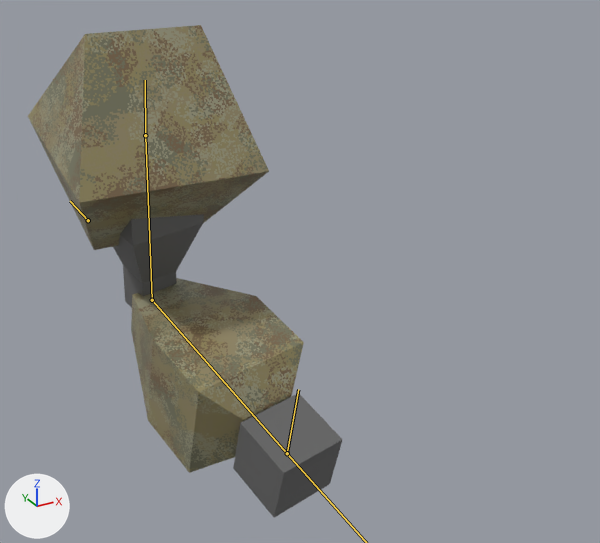
A saved change to the Blender file resources/mechparts/arml/mech_arml02.blend.
The view is the same before and after, from a camera (50 mm lens) standing at (-0.274, -1.356, 0.36) and looking at (0.292, -0.326, -0.155). Arrows for +X, +Y and +Z are at lower left; the lights stay in place. Both versions are drawn at frame 15 of the action 'shoot_in'; the numbers are the values there. The bones that bend it are drawn over the model as lines.

In view in the first picture: 'arm'.
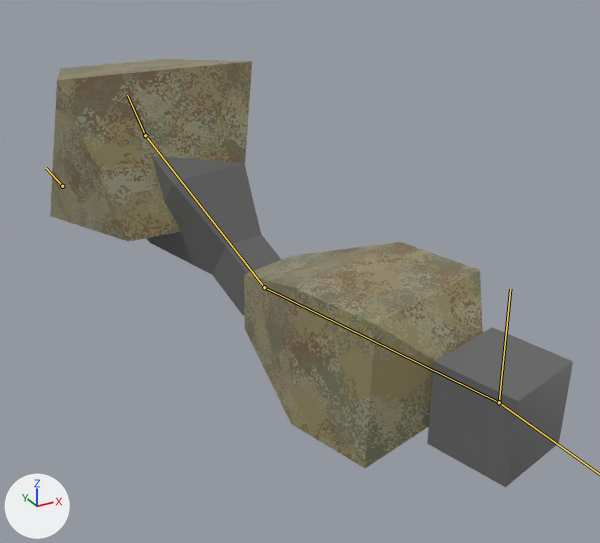
Where the change shows, as pixel boxes [x1, y1, x2, y2] in the pictures (600 x 543 px):
'arm', posed (66% wider, 13% shorter): before [28, 25, 343, 518]; after [50, 59, 573, 487]
bone 'arm_ik_pole', root to tip: before (88, 220) to (70, 201); after (62, 186) to (46, 168)

Diff of the bpy script that builds the scene:
```diff
--- a/resources/mechparts/arml/mech_arml02.blend.py
+++ b/resources/mechparts/arml/mech_arml02.blend.py
@@ bone_arm_ik_pole @@
 bone_arm_ik_pole = bpy.data.objects['Armature'].pose.bones['arm_ik_pole']
-bone_arm_ik_pole.location = (-0.039, 0.0, 0.074)
+bone_arm_ik_pole.location = (-0.083, 0.0, 0.156)
@@ bone_arm_ik_target @@
 bone_arm_ik_target = bpy.data.objects['Armature'].pose.bones['arm_ik_target']
-bone_arm_ik_target.location = (-0.095, 0.332, 0.247)
+bone_arm_ik_target.location = (-0.2, 0.7, 0.521)
```
